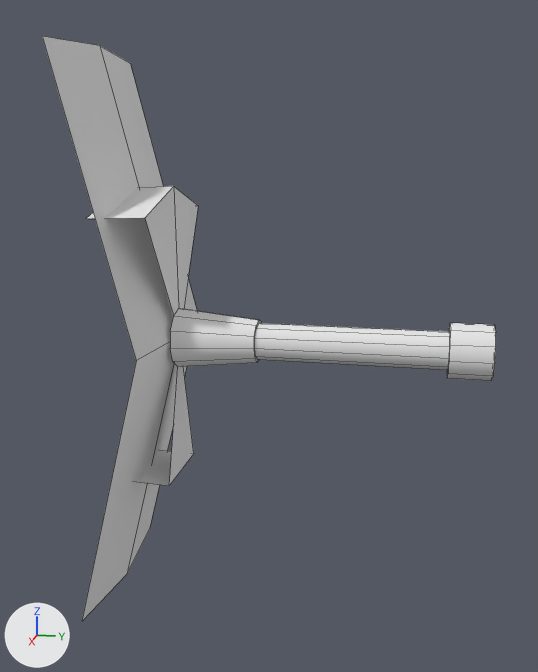
A saved change to the Blender file source/Assets/models/World2 Stuff/humanPlanetGun_MO.blend.
Both versions are drawn from a 50 mm lens placed at (1.74, 2.066, 0.446), pointed at (0.007, 1.719, 0.013). Lighting does not change. The marker at lower left points along +X, +Y and +Z. Mesh edges are drawn as thin lines.

The scene before the commit, as lines of its bpy script (objects in view):
```python
me_circle = bpy.data.meshes.new('Circle')
me_circle.from_pydata(...)  # 173 vertices, 87 faces; spans x -0.195..0.195, y 1.052..1.823, z -0.559..0.559
me_circle.polygons.foreach_set('use_smooth', [True] * 87)
me_circle.materials.append(mat_material)  # white #e7e7e7
ob_turret = bpy.data.objects.new('Turret', me_circle)
ob_turret.location = (0.0, 0.0, 0.0)
ob_turret.scale = (1.23, 1.23, 1.23)
_m = ob_turret.modifiers.new('EdgeSplit', 'EDGE_SPLIT')
_m.split_angle = 0.942
```
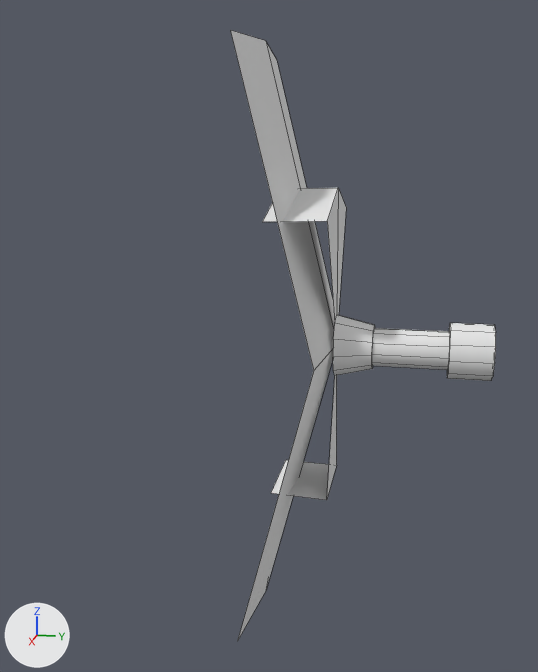
The newer file is also turned or shifted as a whole; pictures and numbers use the older file's frame.

What differs and where, as boxes (x1, y1, x2, y2) in the pictures (538 x 672 px; the box of a moved part takes in the faces that stretch with it):
'Turret', reshaped (41% narrower): before (42, 36, 496, 621); after (230, 30, 496, 640)
part 1 of me_circle, moved or reshaped: before (254, 320, 261, 363); after (372, 325, 375, 369)
part 2 of me_circle, moved or reshaped: before (42, 36, 197, 621); after (230, 30, 335, 640)
part 3 of me_circle, moved or reshaped: before (255, 323, 450, 370); after (372, 328, 450, 370)
part 4 of me_circle, moved or reshaped: before (86, 186, 258, 486); after (262, 188, 374, 500)

The edits, one by one:
me_circle is used by ob_turret; location (0.0, 0.0, 0.0); scale (1.23, 1.23, 1.23).
me_circle had 173 vertices, 87 faces and spanned x -0.195..0.195, y 1.052..1.823, z -0.559..0.559.
me_circle now has 173 vertices, 87 faces and spans x -0.195..0.195, y 1.372..1.823, z -0.559..0.559.
me_circle part 1: the loose piece of 22 vertices spanning x -0.043..0.043, y 1.374, z -0.044..0.041 is moved by (0.0, 0.227, 0.0).
me_circle part 2: the loose piece of 9 vertices spanning x -0.195..0.195, y 1.052..1.21, z -0.559..0.559 is moved by (0.0, 0.32, 0.0).
me_circle part 3: 22 of the vertices in x -0.043..0.043, y 1.374, z -0.044..0.041 are moved by (0.0, 0.227, 0.0).
me_circle part 4: all 21 vertices in x -0.163..0.163, y 1.095..1.209, z -0.292..0.299 are moved by (0.0, 0.32, 0.0).
